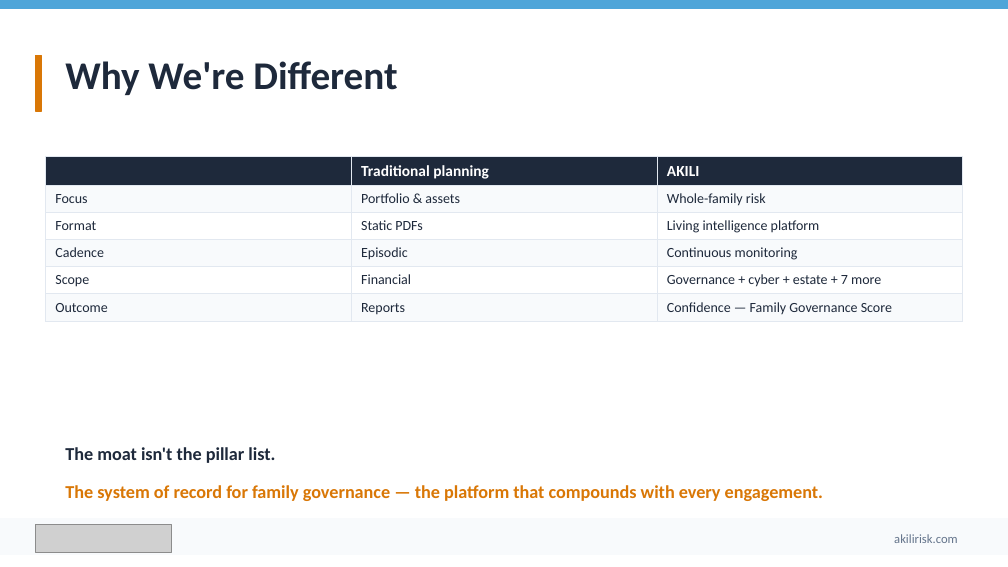
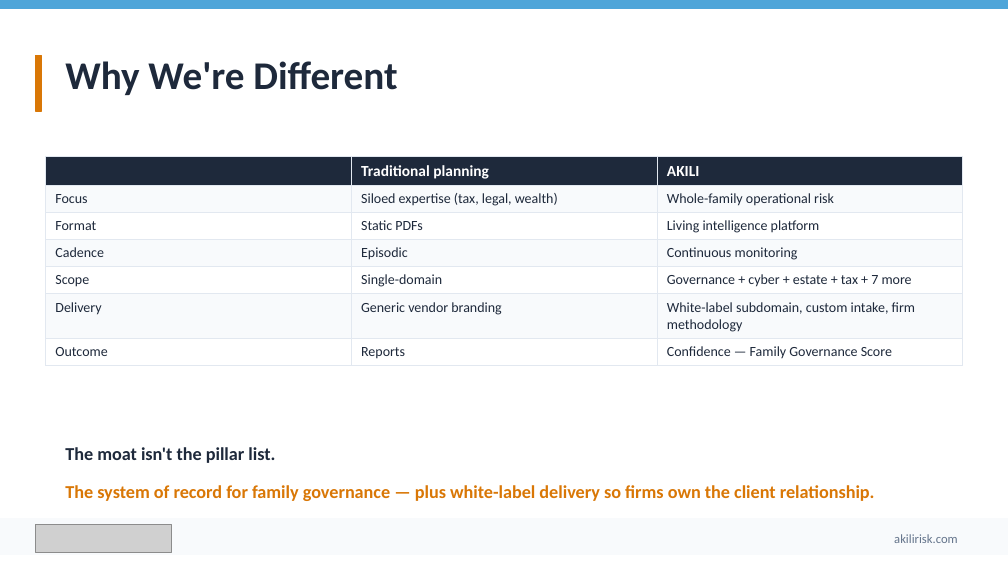
Before and after one commit to ebillyweb/AKILIRisk, a slide deck: slide 11 of docs/pitch-decks/Akili-Investor-Deck.pptx. Drawn at 1008x567 pixels with LibreOffice and Linux fonts; fonts in the diff are those of the drawing; grey boxes stand for pictures. Boxes give left, top, right and bottom in pixels: in the first picture for what was removed or moved away, otherwise in the second. Text is boxed around its words. In the diff, an @@ line names an element or a change of style, - is before the commit and + after.

Commit message:
refactor: update pitch deck content and positioning for professional firms
- Revised the pitch deck to emphasize AKILI as a governance intelligence platform for affluent families and the professional firms that serve them, rather than solely for wealth advisors.
- Updated key messaging across multiple slides to reflect a unified approach to family governance, highlighting the collaborative role of various professionals (CPAs, estate attorneys, etc.) in managing family risk.
- Enhanced descriptions of the product's features and benefits to align with the new positioning, ensuring clarity on the platform's value proposition for both families and professional firms.
- Adjusted the business model and market segmentation to better represent the diverse professional audience and their specific needs.
- Made corresponding updates to related documentation and outreach templates to maintain consistency in messaging.

```diff
--- a/docs/pitch-decks/Akili-Investor-Deck.pptx
+++ b/docs/pitch-decks/Akili-Investor-Deck.pptx
@@ table at (x1=45, y1=156, x2=962, y2=363) @@
-row 2, column 2: Portfolio & assets
+row 2, column 2: Siloed expertise (tax, legal, wealth)
-row 2, column 3: Whole-family risk
+row 2, column 3: Whole-family operational risk
-row 5: Scope | Financial | Governance + cyber + estate + 7 more
+row 5: Scope | Single-domain | Governance + cyber + estate + tax + 7 more
+row 6: Delivery | Generic vendor branding | White-label subdomain, custom intake, firm methodology
@@ text at (x1=65, y1=485, x2=875, y2=501): text changed @@
-The system of record for family governance — the platform that compounds with every engagement.
+The system of record for family governance — plus white-label delivery so firms own the client relationship.
```
Also in this commit, not shown: 11 other slides changed, 19 other files.
